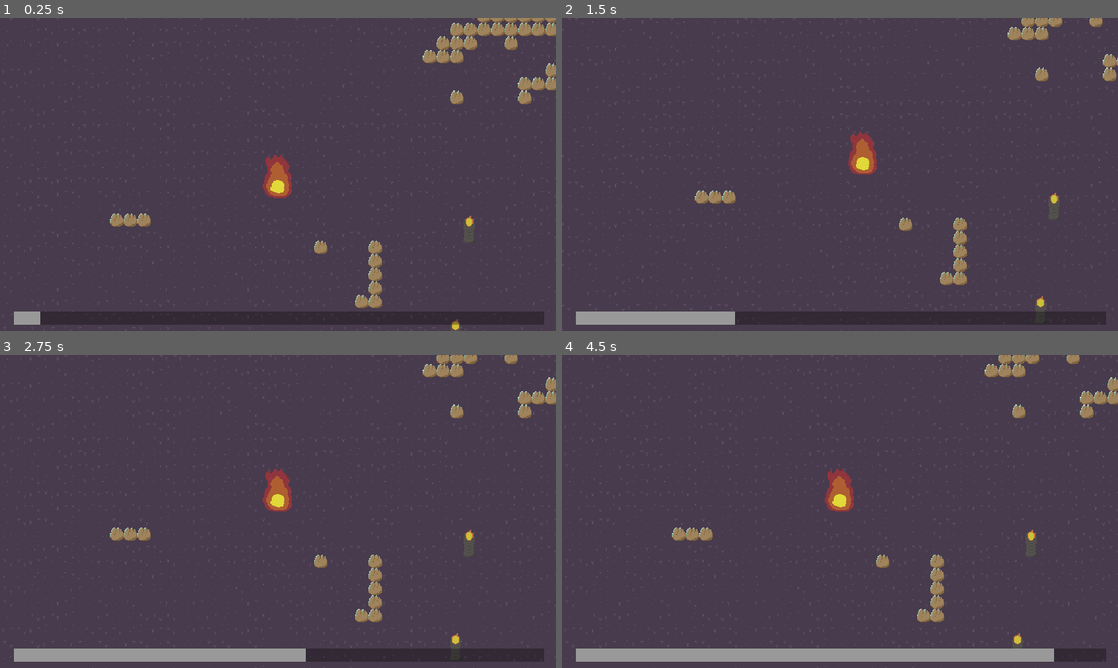
Above: before the commit, frames 1-4 (two rows, left to right).
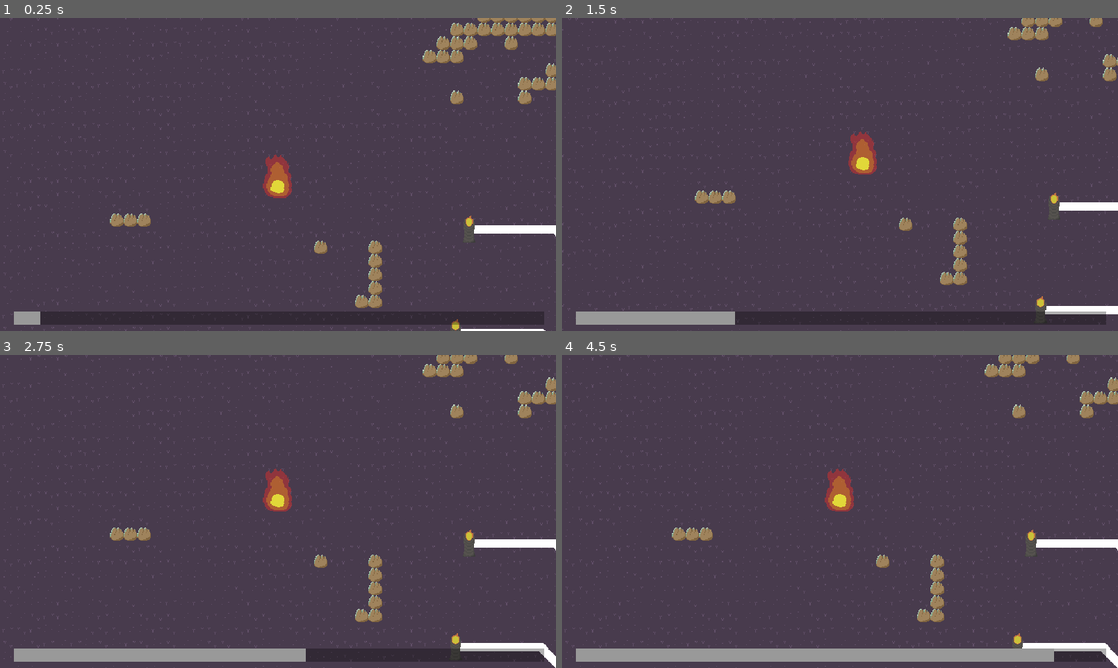
Above: after the commit, the same moments.

Repository: sushitoad/tower-defense-prototype
Game: Godot game, scene res://scenes/test_scene.tscn
The game is run twice, just before and just after one commit, with the same random seed, the same clock (stepped at 60 frames per second) and the same inputs.
Inputs (mouse positions are in pixels of both pictures, inside the frame that each line leads up to):
- Up to frame 1 (0.25 s): no input
- Up to frame 2 (1.5 s): move the mouse to (962, 158) at 0.52 s; tap S (CameraDown) at 0.6 s; move the mouse to (728, 190) at 1.27 s; tap A (CameraLeft) at 1.35 s
- Up to frame 3 (2.75 s): move the mouse to (333, 442) at 2.02 s; tap D (CameraRight) at 2.1 s
- Up to frame 4 (4.5 s): move the mouse to (812, 574) at 2.77 s; tap W (CameraUp) at 2.85 s; move the mouse to (1006, 558) at 3.52 s; click (1006, 558) at 3.6 s; move the mouse to (673, 464) at 4.27 s; tap S (CameraDown) at 4.35 s

The runs differ from the first frame. In frame 1, 0.5% of the frame differs, in the area x 82-100%, y 66-100%; in frame 2, 0.6%; in frame 3, 0.9%, in the area x 82-100%, y 58-100%; in frame 4, 0.8%.

Commit message:
starting on prism lines

Diff:
--- a/scenes/lightburn_beacon.tscn
+++ b/scenes/lightburn_beacon.tscn
@@ -50,8 +50,8 @@
 
 [node name="LightburnBeacon" type="StaticBody2D" groups=["beacon"]]
 script = ExtResource("1_v32jo")
-maxHealth = 20
-allure = 33.0
+maxHealth = 70
+allure = 14.0
 dormantTime = 15.0
 dormantColor = Color(0.4606, 0.98, 0.503883, 0.403922)
 beaconType = 3
--- a/scenes/prism_beacon.tscn
+++ b/scenes/prism_beacon.tscn
@@ -43,6 +43,12 @@
 [node name="NearbyBeaconRange2D" type="CollisionShape2D" parent="Area2D/PrismBuddiesArea2D"]
 shape = SubResource("CircleShape2D_gs3bi")
 
+[node name="BuddyOneLine2D" type="Line2D" parent="Area2D"]
+points = PackedVector2Array(0, 0, 100, 0)
+
+[node name="BuddyTwoLine2D" type="Line2D" parent="Area2D"]
+points = PackedVector2Array(0, 0, 0, 0)
+
 [node name="CollisionShape2D" type="CollisionShape2D" parent="."]
 position = Vector2(-1, 12)
 shape = SubResource("CircleShape2D_m4352")
--- a/scenes/test_scene.tscn
+++ b/scenes/test_scene.tscn
@@ -109,3 +109,6 @@
 
 [node name="PrismBeacon2" parent="." instance=ExtResource("11_6qxox")]
 position = Vector2(807, 717)
+
+[node name="Line2D" type="Line2D" parent="."]
+points = PackedVector2Array(0, 0, 80, 12)
--- a/scripts/prism_beacon.gd
+++ b/scripts/prism_beacon.gd
@@ -18,6 +18,13 @@
 	nearbyBeaconDistance = $PrismBuddiesArea2D/NearbyBeaconRange2D.shape.radius
 	beacon = get_parent()
 	prismBuddies.resize(2)
+	#trying to figure out drawing lines
+	$BuddyOneLine2D.add_point(beacon.global_position)
+	var heartfire: StaticBody2D
+	for beacon in get_tree().get_nodes_in_group("beacon"):
+		if beacon.beaconType == GlobalEnums.BeaconType.HEARTFIRE:
+			heartfire = beacon
+	$BuddyOneLine2D.add_point(heartfire.global_position)
 
 func _process(delta: float) -> void:
 	if !beacon.isDestroyed and !beacon.isBeingPlaced:
@@ -85,17 +92,25 @@
 		buddyOne = null
 		buddyTwo = null
 	prismBuddies[0] = buddyOne
-	#this feels close but the buddyTwo assignment keeps breaking when I go from 2 buddies to 1
 	prismBuddies[1] = buddyTwo
 	print(prismBuddies)
+	#this isn't doing crap yet but thats ok haha
+	if buddyOne != null:
+		DrawLineToPrismBuddy(prismBuddies[0], $BuddyOneLine2D)
+	else: $BuddyOneLine2D.clear_points()
+	if buddyTwo != null:
+		DrawLineToPrismBuddy(prismBuddies[1], $BuddyTwoLine2D)
+	else: $BuddyTwoLine2D.clear_points()
 	#under this conditional, find the two closest beacons (that aren't buddies already)
 	#add them to prismBuddies and draw Line2Ds
 		#instantiate a line for each buddy
 		#free it if thee are less buddies than lines
 		#update draw to point to current buddies each frame
 
-func DrawLineToPrismBuddy(buddy: StaticBody2D):
-	pass
+func DrawLineToPrismBuddy(buddy: StaticBody2D, line: Line2D):
+	line.clear_points()
+	line.add_point(beacon.global_position)
+	line.add_point(buddy.global_position)
 
 func _on_prism_buddies_area_2d_body_entered(body: Node2D) -> void:
 	if body.is_in_group("beacon") and body.beaconType == GlobalEnums.BeaconType.PRISM:
